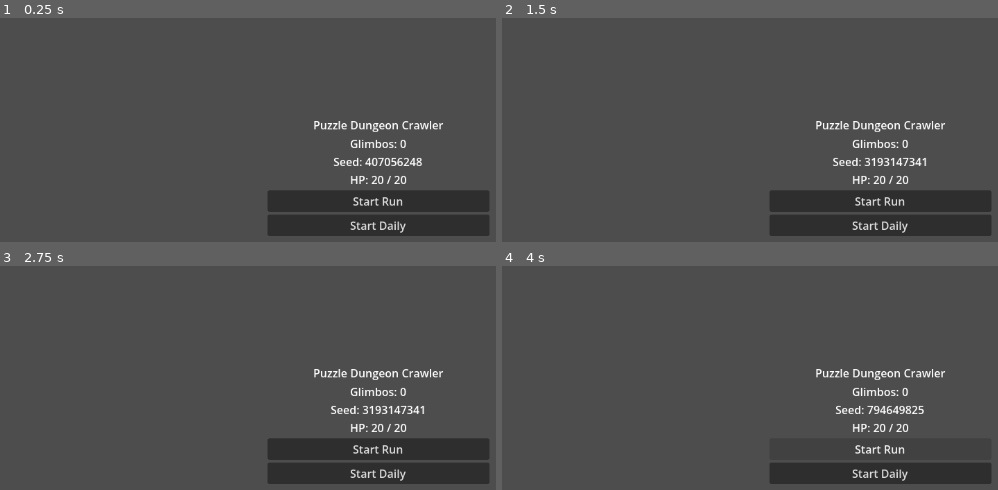
Above: before the commit, frames 1-4 (two rows, left to right).
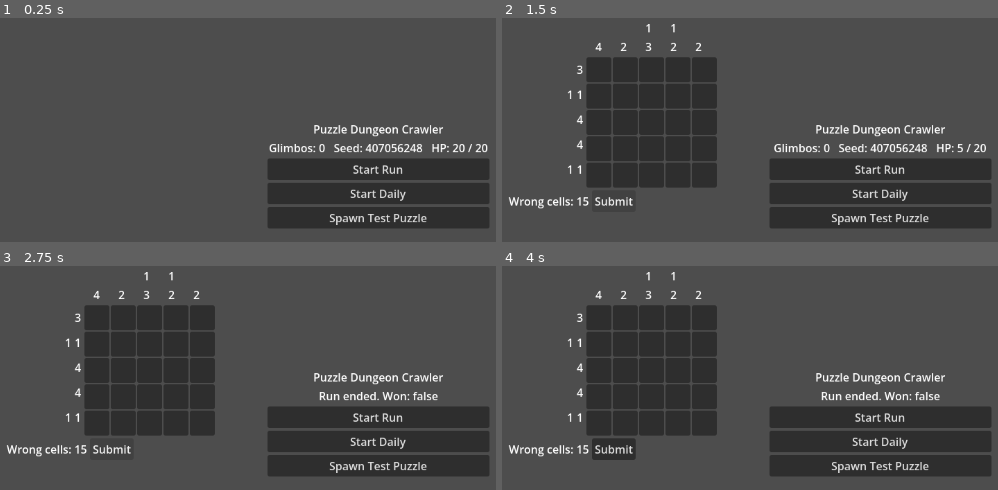
Above: after the commit, the same moments.

Repository: NickSanft/puzzle-dungeon-crawler
Game: Godot game, scene res://scenes/ui/main.tscn
Two runs of this game, one before a commit and one after it. Both use one fixed random seed, a clock stepped at 60 frames per second and the inputs below.
Inputs (mouse positions are in pixels of both pictures, inside the frame that each line leads up to):
- Up to frame 1 (0.25 s): no input
- Up to frame 2 (1.5 s): click (878, 217) at 0.5 s, where only the run after the commit has a clickable "Spawn Test Puzzle"; click (705, 201) at 1.25 s, where only the run after the commit has a clickable "Submit"
- Up to frame 3 (2.75 s): click (114, 449) at 2 s, where only the run after the commit has a clickable "Submit"
- Up to frame 4 (4 s): click "Start Run" at 2.75 s; click "Start Run" at 3.5 s

The runs differ from the first frame. In frame 1, 11% of the frame differs, in the area x 54-99%, y 45-98%; in frame 2, 25%, in the area x 1-99%, y 2-98%; in frame 3, 24%; in frame 4, 24%.
Error after the commit: Invalid operands 'bool' and 'int' in operator '=='. (res://scripts/puzzles/nonogram_solver.gd:57)

Commit message:
feat(ui): interactive nonogram board with HP/Glimbo hooks

Diff:
--- /dev/null
+++ b/scenes/puzzles/nonogram_board.gd
@@ -0,0 +1,148 @@
+class_name NonogramBoard
+extends Control
+
+signal solved(wrong_cells: int)
+signal failed(wrong_cells: int)
+
+const CELL_EMPTY := 0
+const CELL_FILLED := 1
+const CELL_MARKED := 2
+
+const CELL_SIZE := 36
+
+@export var cell_colors := {
+	CELL_EMPTY: Color(0.15, 0.15, 0.18),
+	CELL_FILLED: Color(0.9, 0.9, 0.95),
+	CELL_MARKED: Color(0.4, 0.2, 0.2),
+}
+
+var puzzle: NonogramPuzzle
+var _state: Array = []
+var _cell_buttons: Array = []
+var _grid: GridContainer
+var _row_clues_box: VBoxContainer
+var _col_clues_box: HBoxContainer
+var _status: Label
+var _submit_btn: Button
+
+func load_puzzle(p: NonogramPuzzle) -> void:
+	puzzle = p
+	_state = []
+	for y in p.height:
+		var row: Array = []
+		row.resize(p.width)
+		row.fill(CELL_EMPTY)
+		_state.append(row)
+	_build_ui()
+
+func _build_ui() -> void:
+	for c in get_children():
+		c.queue_free()
+	_cell_buttons = []
+
+	var root := VBoxContainer.new()
+	root.anchor_right = 1.0
+	root.anchor_bottom = 1.0
+	add_child(root)
+
+	var top_row := HBoxContainer.new()
+	root.add_child(top_row)
+
+	var corner := Control.new()
+	corner.custom_minimum_size = Vector2(CELL_SIZE * 3, CELL_SIZE * 3)
+	top_row.add_child(corner)
+
+	_col_clues_box = HBoxContainer.new()
+	_col_clues_box.add_theme_constant_override("separation", 0)
+	top_row.add_child(_col_clues_box)
+	for x in puzzle.width:
+		var v := VBoxContainer.new()
+		v.custom_minimum_size = Vector2(CELL_SIZE, CELL_SIZE * 3)
+		v.alignment = BoxContainer.ALIGNMENT_END
+		for n in puzzle.col_clues[x]:
+			var lbl := Label.new()
+			lbl.text = str(n)
+			lbl.horizontal_alignment = HORIZONTAL_ALIGNMENT_CENTER
+			v.add_child(lbl)
+		_col_clues_box.add_child(v)
+
+	var mid_row := HBoxContainer.new()
+	root.add_child(mid_row)
+
+	_row_clues_box = VBoxContainer.new()
+	_row_clues_box.add_theme_constant_override("separation", 0)
+	mid_row.add_child(_row_clues_box)
+	for y in puzzle.height:
+		var h := HBoxContainer.new()
+		h.custom_minimum_size = Vector2(CELL_SIZE * 3, CELL_SIZE)
+		h.alignment = BoxContainer.ALIGNMENT_END
+		for n in puzzle.row_clues[y]:
+			var lbl := Label.new()
+			lbl.text = str(n)
+			h.add_child(lbl)
+		_row_clues_box.add_child(h)
+
+	_grid = GridContainer.new()
+	_grid.columns = puzzle.width
+	_grid.add_theme_constant_override("h_separation", 2)
+	_grid.add_theme_constant_override("v_separation", 2)
+	mid_row.add_child(_grid)
+	for y in puzzle.height:
+		var row_btns: Array = []
+		for x in puzzle.width:
+			var b := Button.new()
+			b.custom_minimum_size = Vector2(CELL_SIZE, CELL_SIZE)
+			b.toggle_mode = false
+			b.focus_mode = Control.FOCUS_NONE
+			b.gui_input.connect(_on_cell_input.bind(x, y))
+			_grid.add_child(b)
+			row_btns.append(b)
+			_paint_cell(x, y)
+		_cell_buttons.append(row_btns)
+
+	var bottom := HBoxContainer.new()
+	root.add_child(bottom)
+	_status = Label.new()
+	_status.text = "Left click = fill, right click = mark"
+	bottom.add_child(_status)
+	_submit_btn = Button.new()
+	_submit_btn.text = "Submit"
+	_submit_btn.pressed.connect(_on_submit)
+	bottom.add_child(_submit_btn)
+
+func _on_cell_input(event: InputEvent, x: int, y: int) -> void:
+	if event is InputEventMouseButton and event.pressed:
+		if event.button_index == MOUSE_BUTTON_LEFT:
+			_cycle(x, y, CELL_FILLED)
+		elif event.button_index == MOUSE_BUTTON_RIGHT:
+			_cycle(x, y, CELL_MARKED)
+
+func _cycle(x: int, y: int, target: int) -> void:
+	_state[y][x] = CELL_EMPTY if _state[y][x] == target else target
+	_paint_cell(x, y)
+
+func _paint_cell(x: int, y: int) -> void:
+	var b: Button = _cell_buttons[y][x] if y < _cell_buttons.size() else null
+	if b == null:
+		return
+	var sb := StyleBoxFlat.new()
+	sb.bg_color = cell_colors[_state[y][x]]
+	b.add_theme_stylebox_override("normal", sb)
+	b.add_theme_stylebox_override("hover", sb)
+	b.add_theme_stylebox_override("pressed", sb)
+
+func _on_submit() -> void:
+	var wrong := 0
+	for y in puzzle.height:
+		for x in puzzle.width:
+			var player_filled: bool = _state[y][x] == CELL_FILLED
+			var should_fill: bool = puzzle.solution[y][x]
+			if player_filled != should_fill:
+				wrong += 1
+	if wrong == 0:
+		_status.text = "Solved!"
+		_submit_btn.disabled = true
+		solved.emit(0)
+	else:
+		_status.text = "Wrong cells: %d" % wrong
+		failed.emit(wrong)
--- /dev/null
+++ b/scenes/puzzles/nonogram_board.tscn
@@ -0,0 +1,12 @@
+[gd_scene load_steps=2 format=3 uid="uid://b7n1g2r3m4b5d"]
+
+[ext_resource type="Script" path="res://scenes/puzzles/nonogram_board.gd" id="1_board"]
+
+[node name="NonogramBoard" type="Control"]
+layout_mode = 3
+anchors_preset = 15
+anchor_right = 1.0
+anchor_bottom = 1.0
+grow_horizontal = 2
+grow_vertical = 2
+script = ExtResource("1_board")
--- a/scenes/ui/main.gd
+++ b/scenes/ui/main.gd
@@ -1,19 +1,34 @@
 extends Control
+
+const NonogramBoardScene := preload("res://scenes/puzzles/nonogram_board.tscn")
+
+const GLIMBO_REWARD_PER_SIZE := {5: 3, 10: 8, 15: 15}
 
 @onready var _label: Label = $VBox/Status
 @onready var _start_btn: Button = $VBox/StartRun
 @onready var _daily_btn: Button = $VBox/StartDaily
+@onready var _puzzle_btn: Button = $VBox/TestPuzzle
+@onready var _vbox: VBoxContainer = $VBox
+
+var _current_board: NonogramBoard
+var _current_size: int = 5
 
 func _ready() -> void:
 	_start_btn.pressed.connect(_on_start_run)
 	_daily_btn.pressed.connect(_on_start_daily)
+	_puzzle_btn.pressed.connect(_on_test_puzzle)
 	GameState.run_started.connect(_refresh)
 	GameState.run_ended.connect(_on_run_ended)
+	GameState.hp_changed.connect(_on_hp_changed)
+	GameState.glimbos_earned.connect(func(_a, _b): _refresh())
 	_refresh()
 
 func _refresh() -> void:
 	var g: int = int(SaveSystem.data.glimbos)
-	_label.text = "Glimbos: %d\nSeed: %d\nHP: %d / %d" % [g, RNG.seed_value, GameState.hp, GameState.max_hp]
+	_label.text = "Glimbos: %d   Seed: %d   HP: %d / %d" % [g, RNG.seed_value, GameState.hp, GameState.max_hp]
+
+func _on_hp_changed(_c: int, _m: int) -> void:
+	_refresh()
 
 func _on_start_run() -> void:
 	GameState.start_run(false)
@@ -23,3 +38,22 @@
 
 func _on_run_ended(won: bool) -> void:
 	_label.text = "Run ended. Won: %s" % str(won)
+
+func _on_test_puzzle() -> void:
+	if _current_board and is_instance_valid(_current_board):
+		_current_board.queue_free()
+	var puzzle := NonogramGenerator.generate(_current_size, 0.55, true)
+	_current_board = NonogramBoardScene.instantiate()
+	_current_board.size = Vector2(500, 500)
+	_current_board.position = Vector2(40, 40)
+	add_child(_current_board)
+	_current_board.load_puzzle(puzzle)
+	_current_board.solved.connect(_on_puzzle_solved)
+	_current_board.failed.connect(_on_puzzle_failed)
+
+func _on_puzzle_solved(_wrong: int) -> void:
+	var reward: int = GLIMBO_REWARD_PER_SIZE.get(_current_size, 3)
+	GameState.award_glimbos(reward)
+
+func _on_puzzle_failed(wrong: int) -> void:
+	GameState.take_damage(wrong)
--- a/scenes/ui/main.tscn
+++ b/scenes/ui/main.tscn
@@ -42,3 +42,7 @@
 [node name="StartDaily" type="Button" parent="VBox"]
 layout_mode = 2
 text = "Start Daily"
+
+[node name="TestPuzzle" type="Button" parent="VBox"]
+layout_mode = 2
+text = "Spawn Test Puzzle"
